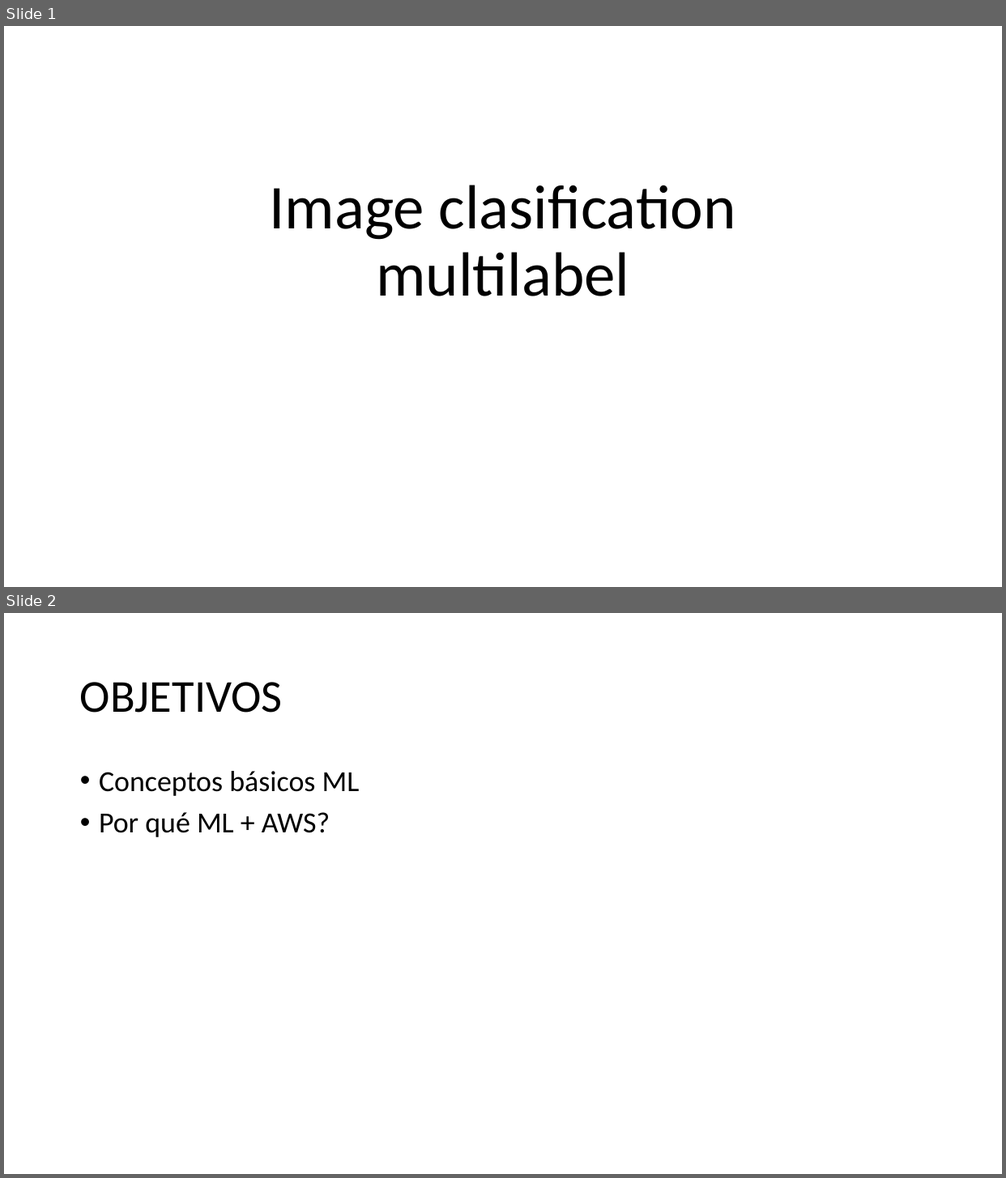
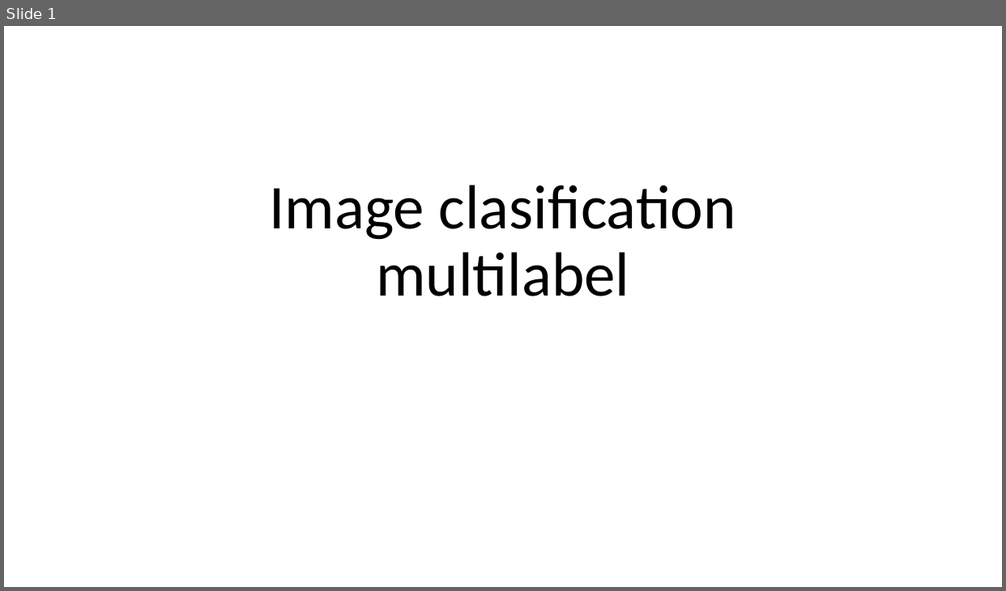
Before and after one commit to jamp00/Image-Clasification, a slide deck: Image clasification multilabel.pptx. Shown one above the other, each under a label of ours: slides 1 and 2 before the commit, slide 1 after it. The pictures are 1006x1178 and 1006x591 pixels, drawn with LibreOffice and Linux fonts; fonts in the diff are those of the drawing; background and template pictures are left out. Boxes give left, top, right and bottom in pixels: in the first picture for what was removed or moved away, otherwise in the second. Text is boxed around its words. In the diff, an @@ line names an element or a change of style, - is before the commit and + after.

```diff
--- a/Image clasification multilabel.pptx
+++ b/Image clasification multilabel.pptx
@@ slide 2 removed at (4,613,1002,1174), background #FFFFFF @@
@@ title removed at (80,682,283,713) @@
-OBJETIVOS
@@ text removed at (99,771,360,837) @@
-• Conceptos básicos ML
-• Por qué ML + AWS?
```
Also in this commit, not shown: 4 slides changed, 4 slides added.
